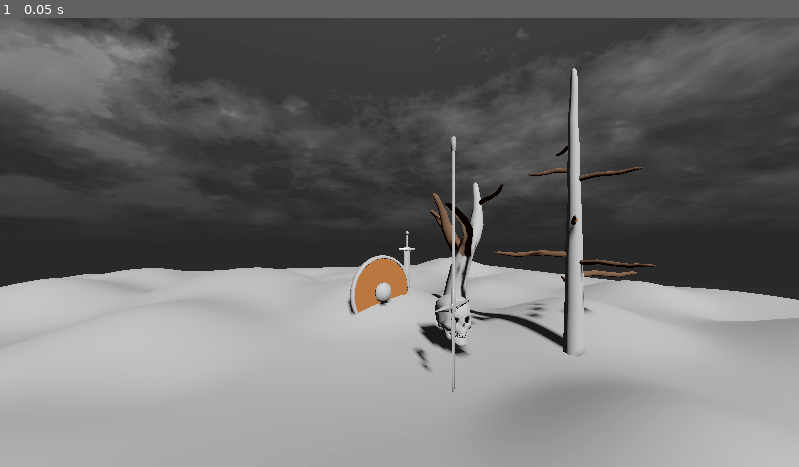
Above: before the commit, frame 1.
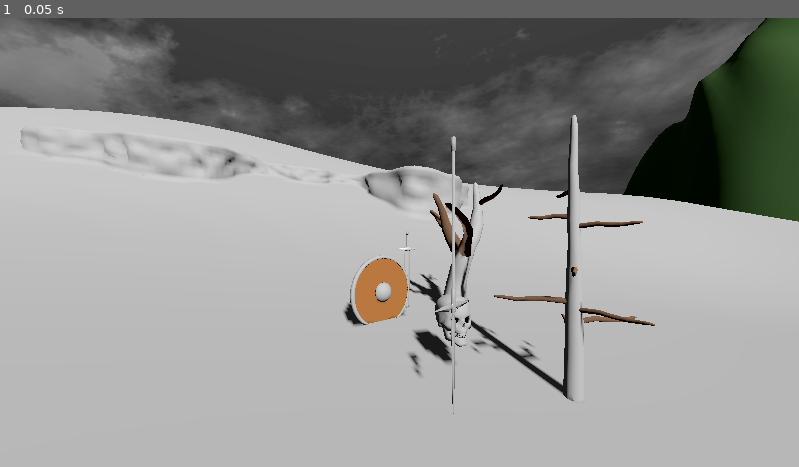
Above: after the commit, the same moment.

Repository: eldskald/godot4-cel-shader
Game: Godot game, scene res://sample-scene.tscn
Two runs of this game, one before a commit and one after it. Both use one fixed random seed, a clock stepped at 60 frames per second and the inputs below. The project has no main scene, so this scene is started directly.
Inputs:
- Up to frame 1 (0.05 s): no input

The runs differ from the first frame. In frame 1, 35% of the frame differs, in the area x 0-100%, y 0-100%.

Commit message:
add more models

Diff:
--- a/src/materials/materials/dirt-1.tres
+++ b/src/materials/materials/dirt-1.tres
@@ -7,7 +7,7 @@
 render_priority = 0
 next_pass = ExtResource("1_fpywv")
 shader = ExtResource("2_yhumg")
-shader_parameter/color = Color(0.501961, 0.458824, 0.4, 1)
+shader_parameter/color = Color(0.431373, 0.396078, 0.345098, 1)
 shader_parameter/specular = Color(0, 0, 0, 0.501961)
 shader_parameter/fresnel = Color(0, 0, 0, 0)
 shader_parameter/uv_scale = Vector2(1, 1)
--- /dev/null
+++ b/src/materials/materials/grass-1.tres
@@ -0,0 +1,14 @@
+[gd_resource type="ShaderMaterial" load_steps=3 format=3 uid="uid://kxcu62bv5lo4"]
+
+[ext_resource type="Material" uid="uid://dnvlpeg4no6w3" path="res://materials/outline.tres" id="1_i63wr"]
+[ext_resource type="Shader" path="res://shaders/cel-shader-base.gdshader" id="2_nnkvy"]
+
+[resource]
+render_priority = 0
+next_pass = ExtResource("1_i63wr")
+shader = ExtResource("2_nnkvy")
+shader_parameter/color = Color(0.25098, 0.419608, 0.247059, 1)
+shader_parameter/specular = Color(0, 0, 0, 0.501961)
+shader_parameter/fresnel = Color(0, 0, 0, 0.301961)
+shader_parameter/uv_scale = Vector2(1, 1)
+shader_parameter/uv_offset = Vector2(0, 0)
--- /dev/null
+++ b/src/materials/materials/grass-2.tres
@@ -0,0 +1,14 @@
+[gd_resource type="ShaderMaterial" load_steps=3 format=3 uid="uid://cxmk70r5irw5f"]
+
+[ext_resource type="Material" uid="uid://dnvlpeg4no6w3" path="res://materials/outline.tres" id="1_whuby"]
+[ext_resource type="Shader" path="res://shaders/cel-shader-base.gdshader" id="2_nnchd"]
+
+[resource]
+render_priority = 0
+next_pass = ExtResource("1_whuby")
+shader = ExtResource("2_nnchd")
+shader_parameter/color = Color(0.313726, 0.34902, 0.313726, 1)
+shader_parameter/specular = Color(0, 0, 0, 0.501961)
+shader_parameter/fresnel = Color(0, 0, 0, 0.301961)
+shader_parameter/uv_scale = Vector2(1, 1)
+shader_parameter/uv_offset = Vector2(0, 0)
--- a/src/materials/materials/stone-1.tres
+++ b/src/materials/materials/stone-1.tres
@@ -7,7 +7,7 @@
 render_priority = 0
 next_pass = ExtResource("1_is7ab")
 shader = ExtResource("2_qkcgs")
-shader_parameter/color = Color(0.439216, 0.419608, 0.403922, 1)
+shader_parameter/color = Color(0.403922, 0.439216, 0.431373, 1)
 shader_parameter/specular = Color(0, 0, 0, 0.501961)
 shader_parameter/fresnel = Color(0.15, 0.15, 0.15, 0.392157)
 shader_parameter/uv_scale = Vector2(1, 1)
--- a/src/models/nodes/ground-1.tscn
+++ b/src/models/nodes/ground-1.tscn
@@ -1,9 +1,9 @@
-[gd_scene load_steps=3 format=3]
+[gd_scene load_steps=3 format=3 uid="uid://16sjrwsmddlm"]
 
 [ext_resource type="PackedScene" uid="uid://rwnbm0lcwhro" path="res://models/models/ground-1.glb" id="1_roqj5"]
-[ext_resource type="Material" uid="uid://bg48t74m3qcqg" path="res://materials/materials/dirt-1.tres" id="2_20w1x"]
+[ext_resource type="Material" uid="uid://kxcu62bv5lo4" path="res://materials/materials/grass-1.tres" id="2_ha4sw"]
 
 [node name="ground-1" instance=ExtResource("1_roqj5")]
 
 [node name="Grid" parent="." index="0"]
-surface_material_override/0 = ExtResource("2_20w1x")
+surface_material_override/0 = ExtResource("2_ha4sw")
--- /dev/null
+++ b/src/models/nodes/ground-2.tscn
@@ -0,0 +1,18 @@
+[gd_scene load_steps=5 format=3 uid="uid://c5rtegb17frlh"]
+
+[ext_resource type="PackedScene" uid="uid://b74sq8jxx5gb7" path="res://models/models/ground-2.glb" id="1_p0451"]
+[ext_resource type="Material" uid="uid://kxcu62bv5lo4" path="res://materials/materials/grass-1.tres" id="2_ofoca"]
+[ext_resource type="Material" uid="uid://bduybcmyt0owf" path="res://materials/materials/stone-1.tres" id="3_ytoqi"]
+[ext_resource type="Material" uid="uid://cxmk70r5irw5f" path="res://materials/materials/grass-2.tres" id="4_nwkj6"]
+
+[node name="ground-2" instance=ExtResource("1_p0451")]
+
+[node name="Grid" parent="." index="0"]
+surface_material_override/0 = ExtResource("2_ofoca")
+surface_material_override/1 = ExtResource("3_ytoqi")
+
+[node name="Grid001" parent="." index="1"]
+surface_material_override/0 = ExtResource("4_nwkj6")
+
+[node name="Grid002" parent="." index="2"]
+surface_material_override/0 = ExtResource("4_nwkj6")
--- /dev/null
+++ b/src/models/nodes/terrain-1.tscn
@@ -0,0 +1,11 @@
+[gd_scene load_steps=4 format=3 uid="uid://drqxgxg04hoi5"]
+
+[ext_resource type="PackedScene" uid="uid://csrg6uwnwfiwo" path="res://models/models/terrain-1.glb" id="1_xfqf5"]
+[ext_resource type="Material" uid="uid://kxcu62bv5lo4" path="res://materials/materials/grass-1.tres" id="2_ofimy"]
+[ext_resource type="Material" uid="uid://bg48t74m3qcqg" path="res://materials/materials/dirt-1.tres" id="3_j6enc"]
+
+[node name="terrain-1" instance=ExtResource("1_xfqf5")]
+
+[node name="Grid" parent="." index="0"]
+surface_material_override/0 = ExtResource("2_ofimy")
+surface_material_override/1 = ExtResource("3_j6enc")
--- /dev/null
+++ b/src/models/nodes/terrain-2.tscn
@@ -0,0 +1,9 @@
+[gd_scene load_steps=3 format=3 uid="uid://p21txr4pycm4"]
+
+[ext_resource type="PackedScene" uid="uid://dhp0j0xwqywjt" path="res://models/models/terrain-2.glb" id="1_pderv"]
+[ext_resource type="Material" uid="uid://kxcu62bv5lo4" path="res://materials/materials/grass-1.tres" id="2_kj1l7"]
+
+[node name="terrain-2" instance=ExtResource("1_pderv")]
+
+[node name="Grid" parent="." index="0"]
+surface_material_override/0 = ExtResource("2_kj1l7")
--- a/src/sample-scene.tscn
+++ b/src/sample-scene.tscn
@@ -1,12 +1,12 @@
 [gd_scene load_steps=11 format=3 uid="uid://w4k1fp8lu7tr"]
 
 [ext_resource type="Material" uid="uid://b8fg4sf7meyfv" path="res://materials/vfx/sky.tres" id="1_jmqa1"]
+[ext_resource type="PackedScene" uid="uid://c5rtegb17frlh" path="res://models/nodes/ground-2.tscn" id="2_0rnuk"]
 [ext_resource type="PackedScene" path="res://models/nodes/dead-tree-1.tscn" id="4_7qvcg"]
 [ext_resource type="PackedScene" uid="uid://qhwe2yhkr5vk" path="res://models/nodes/polearm-1.tscn" id="4_qojxx"]
 [ext_resource type="PackedScene" path="res://models/nodes/dead-tree-2.tscn" id="5_lq7xb"]
 [ext_resource type="PackedScene" uid="uid://dh4ugcqrvgpdq" path="res://models/nodes/shield-1.tscn" id="5_yoddf"]
 [ext_resource type="PackedScene" uid="uid://x5u5qv4eorfh" path="res://models/nodes/sword-1.tscn" id="6_fnwlx"]
-[ext_resource type="PackedScene" path="res://models/nodes/ground-1.tscn" id="6_jjnxp"]
 [ext_resource type="PackedScene" uid="uid://0vce6ybed2ug" path="res://models/nodes/skull-1.tscn" id="7_6ib85"]
 
 [sub_resource type="Sky" id="Sky_3glnw"]
@@ -38,11 +38,14 @@
 transform = Transform3D(0.943049, 0, -0.332655, 0, 1, 0, 0.332655, 0, 0.943049, -0.572528, 0.704281, 3.49133)
 current = true
 
+[node name="ground-2" parent="." instance=ExtResource("2_0rnuk")]
+transform = Transform3D(1, 0, 0, 0, 1, 0, 0, 0, 1, 0, 4.5, 0)
+
 [node name="dead-tree-1" parent="." instance=ExtResource("4_7qvcg")]
 transform = Transform3D(0.347574, 0, 0.937653, 0, 1, 0, -0.937653, 0, 0.347574, 1.04651, -0.0491647, 0.673103)
 
 [node name="dead-tree-2" parent="." instance=ExtResource("5_lq7xb")]
-transform = Transform3D(0.951584, 0, 0.30739, 0, 1, 0, -0.30739, 0, 0.951584, 1.1079, -0.0190576, 2.08747)
+transform = Transform3D(0.951584, 0, 0.30739, 0, 1, 0, -0.30739, 0, 0.951584, 1.1079, -0.319058, 2.08747)
 
 [node name="sword-1" parent="." instance=ExtResource("6_fnwlx")]
 transform = Transform3D(-0.200907, 0, 0.97961, 0, 1, 0, -0.97961, 0, -0.200907, 0.575161, 0.157339, 0.488979)
@@ -53,8 +56,5 @@
 [node name="shield-1" parent="." instance=ExtResource("5_yoddf")]
 transform = Transform3D(-0.379747, 0, 0.925091, 0, 1, 0, -0.925091, 0, -0.379747, 0.2, 0.132911, 0.8)
 
-[node name="ground-1" parent="." instance=ExtResource("6_jjnxp")]
-transform = Transform3D(1, 0, 0, 0, 2, 0, 0, 0, 1, 0, 0, 0)
-
 [node name="skull-1" parent="." instance=ExtResource("7_6ib85")]
 transform = Transform3D(1, 0, 0, 0, 1, 0, 0, 0, 1, 0.5, 0.162194, 1.6)
Binary file added: src/models/models/ground-2.glb
Binary file added: src/models/models/terrain-1.glb
Binary file added: src/models/models/terrain-2.glb
Binary file added: src/models/models/terrain-3.glb
